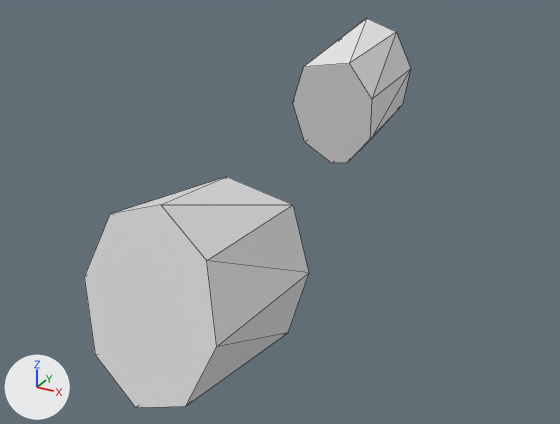
Two versions of the OBJ model data/model/meeting_sleeve.obj, one commit apart.
Before and after are seen from a camera (50 mm lens) standing at (0.952, -1.754, 1.071) and looking at (0.006, -0.035, 0.212). Arrows for +X, +Y and +Z are at lower left; the lights stay in place. Mesh edges are drawn as thin lines. Where no turn or scale is listed for an object, it has been applied to the vertices.

In view in the first picture: 'sleeve_l_Cylinder.002', 'sleeve_r_Cylinder.001'.
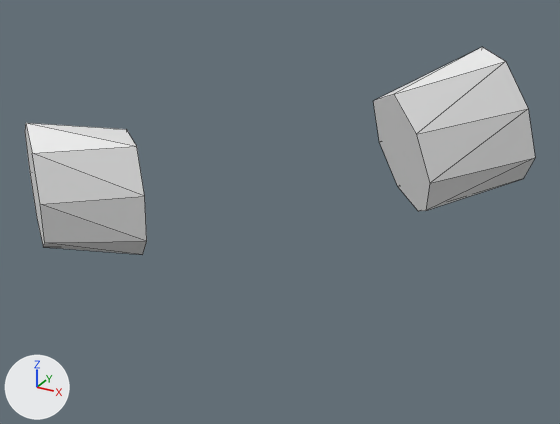
What differs and where, as boxes (x1, y1, x2, y2) in the pictures (560 x 424 px):
'sleeve_l_Cylinder.002', reshaped (28% narrower, 29% shorter): before (84, 177, 309, 408); after (373, 47, 535, 211)
'sleeve_r_Cylinder.001', reshaped (8% shorter): before (293, 19, 411, 163); after (25, 123, 147, 255)

Edits to the bpy script that builds the scene:
```text
Change me_sleeve_l_cylinder_002:
    where me_sleeve_l_cylinder_002.from_pydata(...)  # 16 vertices, 18 faces; spans x 0.048..0.333, y -0.879..-0.477, z 0.123..0.564
    me_sleeve_l_cylinder_002 part 1
    me_sleeve_l_cylinder_002.vertices[0].co: (0.208, -0.81, 0.564) -> (0.42, 0.34, 0.639)  # pixel (160, 204) -> pixel (482, 46)
    me_sleeve_l_cylinder_002.vertices[1].co: (0.122, -0.477, 0.486) -> (0.22, 0.223, 0.51)  # pixel (226, 176) -> pixel (393, 94)
    me_sleeve_l_cylinder_002.vertices[2].co: (0.102, -0.819, 0.528) -> (0.495, 0.304, 0.615)  # pixel (109, 214) -> pixel (505, 61)
    me_sleeve_l_cylinder_002.vertices[3].co: (0.051, -0.497, 0.377) -> (0.3, 0.203, 0.413)  # not seen -> pixel (416, 134)
    me_sleeve_l_cylinder_002.vertices[4].co: (0.048, -0.842, 0.402) -> (0.57, 0.292, 0.501)  # pixel (84, 277) -> pixel (528, 108)
    me_sleeve_l_cylinder_002.vertices[5].co: (0.059, -0.523, 0.231) -> (0.345, 0.215, 0.274)  # not seen -> pixel (429, 183)
    me_sleeve_l_cylinder_002.vertices[6].co: (0.078, -0.867, 0.26) -> (0.601, 0.311, 0.363)  # pixel (95, 354) -> pixel (535, 157)
    me_sleeve_l_cylinder_002.vertices[7].co: (0.143, -0.54, 0.133) -> (0.33, 0.251, 0.174)  # not seen -> pixel (425, 210)
    me_sleeve_l_cylinder_002.vertices[8].co: (0.173, -0.879, 0.186) -> (0.571, 0.35, 0.284)  # pixel (135, 407) -> pixel (523, 178)
    me_sleeve_l_cylinder_002.vertices[9].co: (0.199, -0.541, 0.123) -> (0.301, 0.272, 0.158)  # not seen -> pixel (418, 211)
    me_sleeve_l_cylinder_002.vertices[10].co: (0.279, -0.871, 0.222) -> (0.496, 0.386, 0.308)  # pixel (185, 406) -> not seen
    me_sleeve_l_cylinder_002.vertices[11].co: (0.296, -0.528, 0.186) -> (0.221, 0.303, 0.209)  # pixel (288, 332) -> pixel (397, 186)
    me_sleeve_l_cylinder_002.vertices[12].co: (0.333, -0.847, 0.348) -> (0.421, 0.398, 0.422)  # pixel (216, 346) -> not seen
    me_sleeve_l_cylinder_002.vertices[13].co: (0.331, -0.502, 0.324) -> (0.154, 0.307, 0.336)  # pixel (309, 272) -> pixel (379, 142)
    me_sleeve_l_cylinder_002.vertices[14].co: (0.303, -0.822, 0.49) -> (0.39, 0.379, 0.559)  # pixel (206, 260) -> not seen
    me_sleeve_l_cylinder_002.vertices[15].co: (0.281, -0.48, 0.456) -> (0.138, 0.282, 0.466)  # pixel (293, 204) -> pixel (373, 100)
Change me_sleeve_r_cylinder_001:
    where me_sleeve_r_cylinder_001.from_pydata(...)  # 16 vertices, 18 faces; spans x -0.221..0.064, y 0.434..0.836, z 0.166..0.608
    me_sleeve_r_cylinder_001 part 2
    me_sleeve_r_cylinder_001.vertices[0].co: (-0.094, 0.767, 0.608) -> (-0.684, -0.259, 0.424)  # pixel (366, 18) -> pixel (25, 122)
    me_sleeve_r_cylinder_001.vertices[1].co: (-0.008, 0.434, 0.529) -> (-0.453, -0.107, 0.399)  # pixel (349, 63) -> pixel (126, 129)
    me_sleeve_r_cylinder_001.vertices[2].co: (0.011, 0.776, 0.571) -> (-0.744, -0.212, 0.376)  # pixel (396, 31) -> pixel (24, 131)
    me_sleeve_r_cylinder_001.vertices[3].co: (0.063, 0.455, 0.419) -> (-0.488, -0.079, 0.281)  # pixel (371, 99) -> not seen
    me_sleeve_r_cylinder_001.vertices[4].co: (0.064, 0.8, 0.445) -> (-0.768, -0.193, 0.243)  # pixel (410, 68) -> pixel (29, 171)
    me_sleeve_r_cylinder_001.vertices[5].co: (0.053, 0.481, 0.273) -> (-0.474, -0.09, 0.134)  # pixel (369, 140) -> not seen
    me_sleeve_r_cylinder_001.vertices[6].co: (0.033, 0.825, 0.303) -> (-0.741, -0.214, 0.103)  # pixel (402, 105) -> pixel (36, 217)
    me_sleeve_r_cylinder_001.vertices[7].co: (-0.031, 0.497, 0.176) -> (-0.419, -0.133, 0.044)  # pixel (346, 163) -> not seen
    me_sleeve_r_cylinder_001.vertices[8].co: (-0.063, 0.836, 0.23) -> (-0.68, -0.261, 0.038)  # not seen -> pixel (43, 247)
    me_sleeve_r_cylinder_001.vertices[9].co: (-0.087, 0.498, 0.166) -> (-0.385, -0.159, 0.04)  # pixel (331, 163) -> pixel (142, 254)
    me_sleeve_r_cylinder_001.vertices[10].co: (-0.169, 0.827, 0.267) -> (-0.62, -0.308, 0.086)  # not seen -> pixel (44, 242)
    me_sleeve_r_cylinder_001.vertices[11].co: (-0.184, 0.484, 0.23) -> (-0.332, -0.201, 0.114)  # pixel (304, 142) -> pixel (146, 241)
    me_sleeve_r_cylinder_001.vertices[12].co: (-0.221, 0.803, 0.393) -> (-0.597, -0.327, 0.219)  # not seen -> pixel (40, 204)
    me_sleeve_r_cylinder_001.vertices[13].co: (-0.217, 0.459, 0.369) -> (-0.32, -0.21, 0.257)  # pixel (292, 102) -> pixel (144, 196)
    me_sleeve_r_cylinder_001.vertices[14].co: (-0.191, 0.778, 0.534) -> (-0.623, -0.307, 0.359)  # pixel (342, 36) -> pixel (32, 153)
    me_sleeve_r_cylinder_001.vertices[15].co: (-0.166, 0.436, 0.5) -> (-0.358, -0.181, 0.385)  # pixel (303, 66) -> pixel (136, 146)
```
